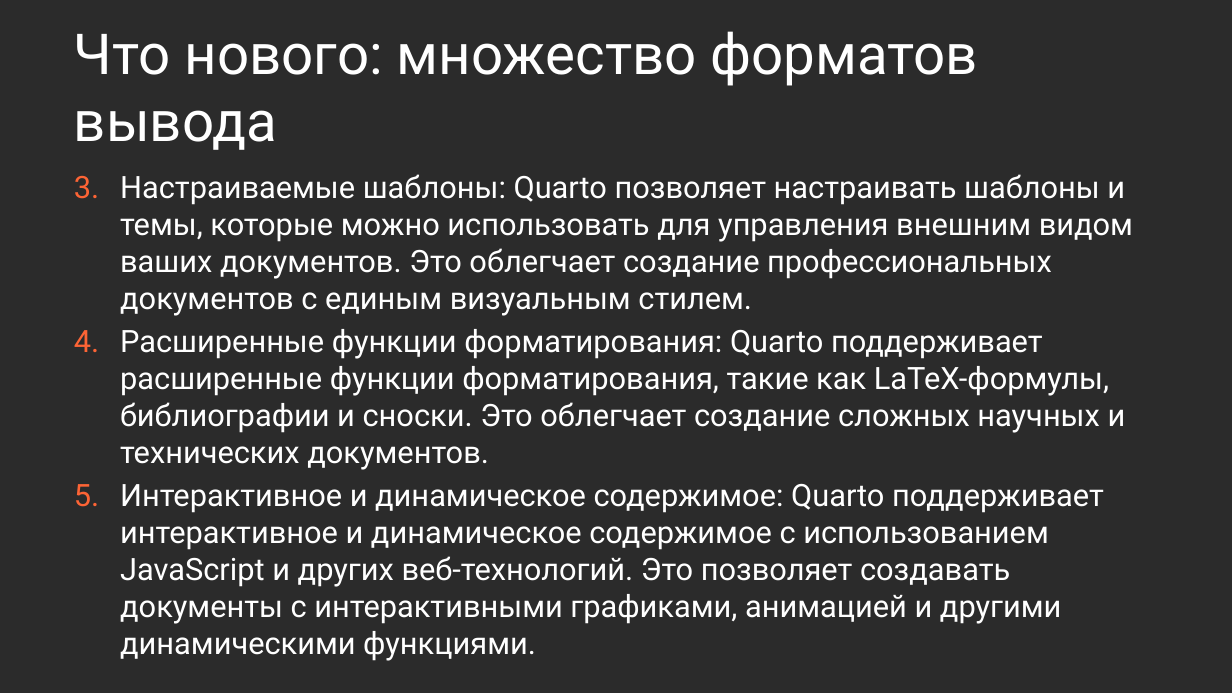
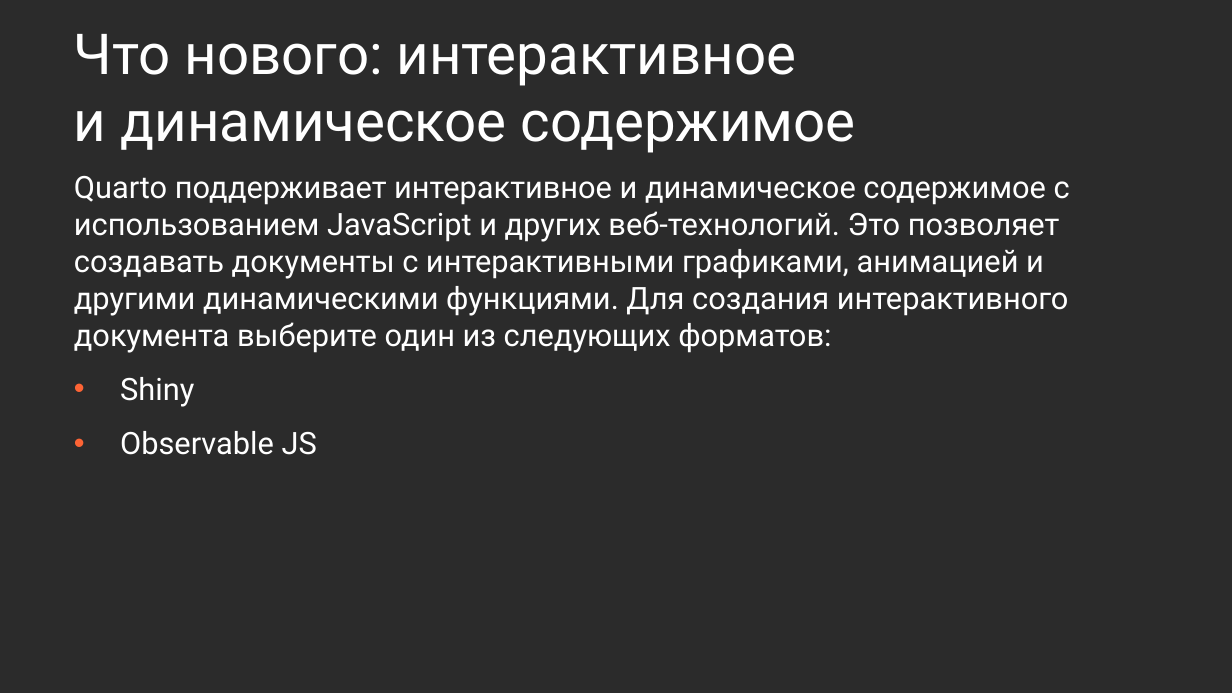
Before and after one commit to Marwolaeth/OTUS_R4DA, a slide deck: slide 15 of 01-Quarto/slides_draft.pptx (slide 17 before the commit). Drawn at 1232x693 pixels with LibreOffice and Linux fonts; fonts in the diff are those of the drawing; background and template pictures are left out; a plain dark background stands for a picture behind light text. Boxes give left, top, right and bottom in pixels: in the first picture for what was removed or moved away, otherwise in the second. Text is boxed around its words. In the diff, an @@ line names an element or a change of style, - is before the commit and + after.

```diff
--- a/01-Quarto/slides_draft.pptx
+++ b/01-Quarto/slides_draft.pptx
@@ title at [74, 34, 856, 153]: text changed @@
-Что нового: множество форматов вывода
+Что нового: интерактивное и динамическое содержимое
@@ text at [74, 176, 1070, 455]: text changed @@
-3. Настраиваемые шаблоны: Quarto позволяет настраивать шаблоны и темы, которые можно использовать для управления внешним видом ваших документов. Это облегчает создание профессиональных документов с единым визуальным стилем.
-4. Расширенные функции форматирования: Quarto поддерживает расширенные функции форматирования, такие как LaTeX-формулы, библиографии и сноски. Это облегчает создание сложных научных и технических документов.
-5. Интерактивное и динамическое содержимое: Quarto поддерживает интерактивное и динамическое содержимое с использованием JavaScript и других веб-технологий. Это позволяет создавать документы с интерактивными графиками, анимацией и другими динамическими функциями.
+Quarto поддерживает интерактивное и динамическое содержимое с использованием JavaScript и других веб-технологий. Это позволяет создавать документы с интерактивными графиками, анимацией и другими динамическими функциями. Для создания интерактивного документа выберите один из следующих форматов:
+• Shiny
+• Observable JS
```
Also in this commit, not shown: 13 other slides changed, 3 slides added, 3 slides removed, 3 other files.
